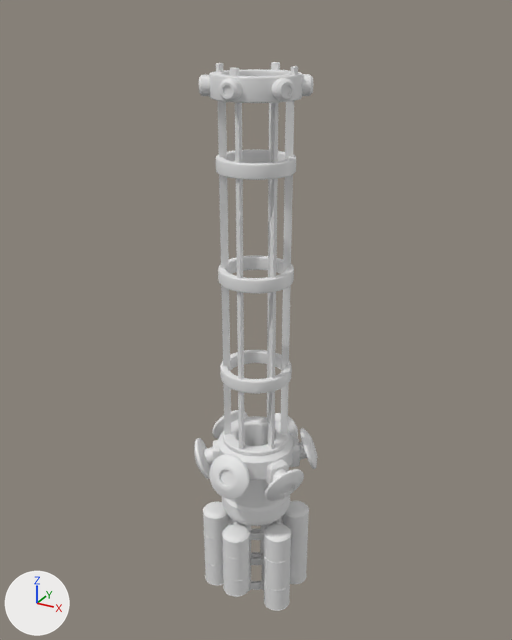
The Blender file Assets/OrbitalAccelerator.blend as it was, and as the next commit left it.
Camera for both pictures: a camera (50 mm lens) standing at (87.3, -158.7, 129.8) and looking at (-1.6, 3.0, 49.0). The lights are fixed; the arrows at lower left show +X, +Y and +Z. Objects named as collision shapes, trigger or cutter boxes, shadow casters or lower levels of detail are left out.

Objects in the first picture: 'Coil.forward', 'Coil.forward.001', 'Core', 'ForwardRail.002', 'ForwardRail.003', 'ForwardRail.004', 'ForwardRail.005', 'FuelTank', 'FuelTank.001', 'FuelTank.003', 'FuelTank.004', 'RW'.
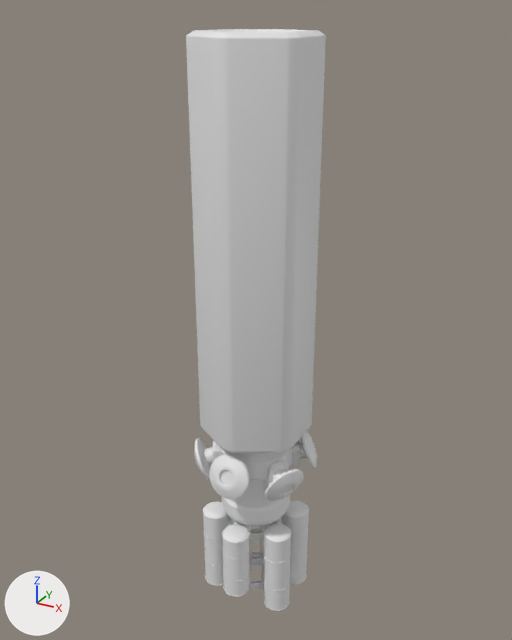
Changed parts and their boxes (x1, y1, x2, y2) in the pictures (512 x 640 px):
'BarrelScaffold', added
    after: (186, 29, 326, 454)
'Coil.forward.001', unchanged, covered by the edit
    before: (216, 149, 296, 394)
'ForwardRail.005', unchanged, covered by the edit
    before: (280, 101, 294, 434)
'ForwardRail.002', unchanged, covered by the edit
    before: (218, 101, 231, 435)
'ForwardRail.004', unchanged, covered by the edit
    before: (268, 102, 279, 449)

Diff of the bpy script that builds the scene:
```diff
--- a/Assets/OrbitalAccelerator.blend.py
+++ b/Assets/OrbitalAccelerator.blend.py
@@ me_cylinder_008 @@
+me_cylinder_008.from_pydata(...)  # 492 vertices, 482 faces; spans x -15.0..15.0, y -16.5..16.5, z -0.3..111.5
+me_cylinder_008.polygons.foreach_set('use_smooth', [True] * 482)
@@ ob_barrelscaffold @@
+ob_barrelscaffold = bpy.data.objects.new('BarrelScaffold', me_cylinder_008)
+ob_barrelscaffold.location = (0.0, 0.0, 13.5)
```
